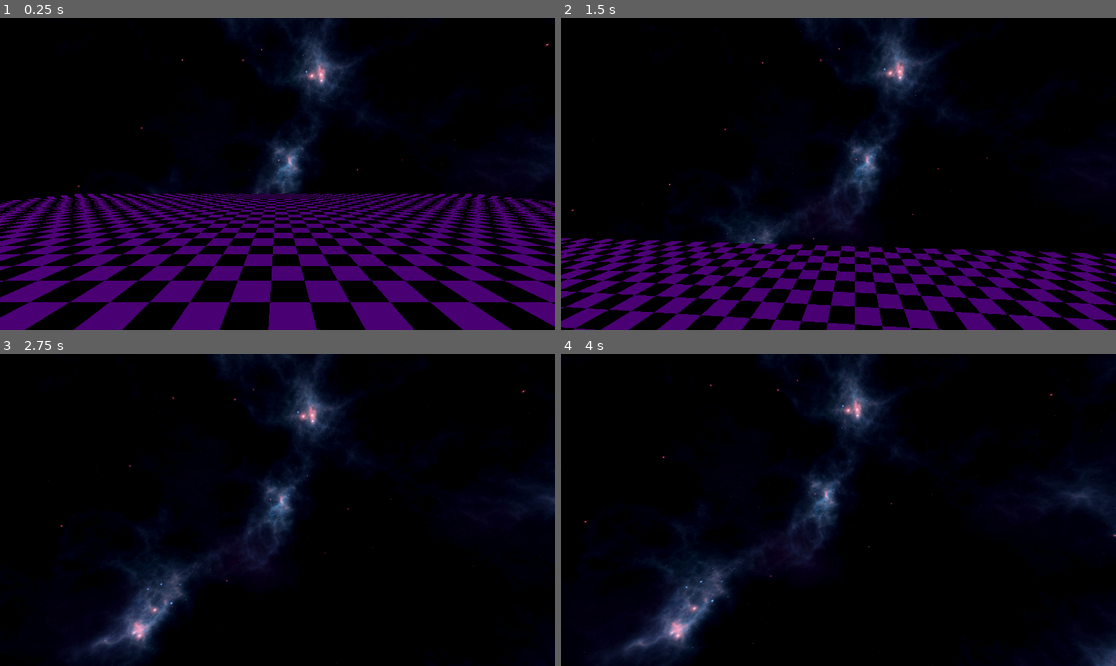
Above: before the commit, frames 1-4 (two rows, left to right).
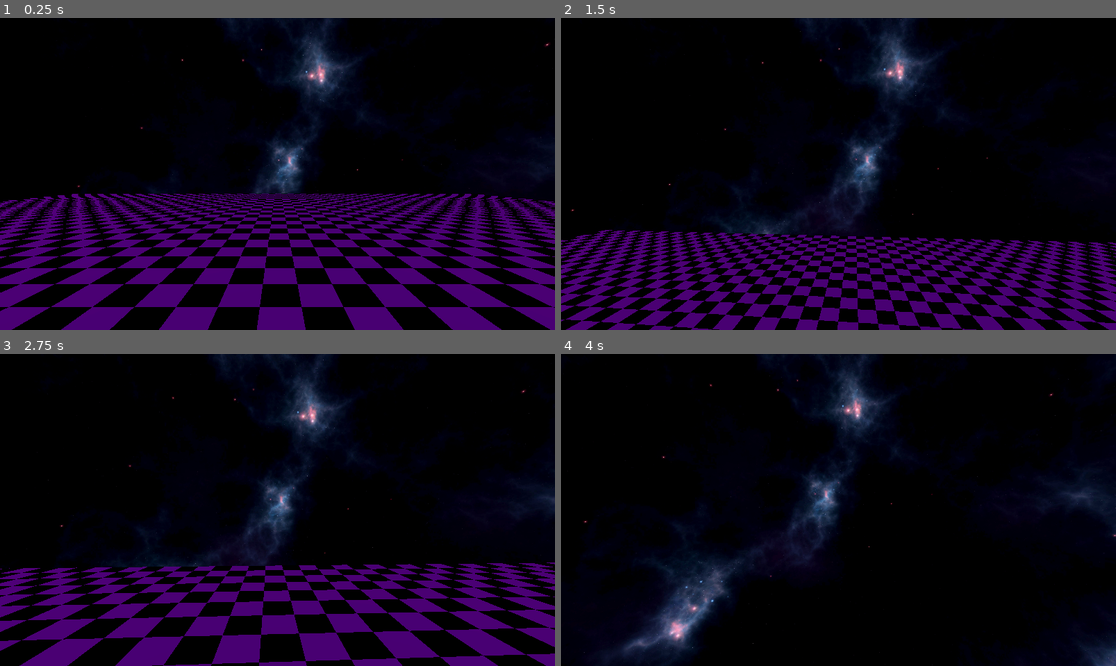
Above: after the commit, the same moments.

Repository: UncleLeo037/Airlock
Game: Godot game, scene res://scenes/map.tscn
The game is run twice, just before and just after one commit, with the same random seed, the same clock (stepped at 60 frames per second) and the same inputs.
Inputs (mouse positions are in pixels of both pictures, inside the frame that each line leads up to):
- Up to frame 1 (0.25 s): no input
- Up to frame 2 (1.5 s): move the mouse to (866, 174) at 0.52 s; hold W (forward) from 0.53 s (still down); tap S (aftward) at 0.6 s; tap Space (aloft) at 0.8, 1.35 s; move the mouse to (810, 174) at 1.27 s
- Up to frame 3 (2.75 s): keep holding W (forward); tap A (port) at 1.55, 2.1 s; move the mouse to (288, 503) at 2.02 s; tap D (starboard) at 2.3 s
- Up to frame 4 (4 s): keep holding W (forward); move the mouse to (832, 516) at 2.77 s; tap D (starboard) at 2.85 s; tap S (aftward) at 3.05, 3.6 s; move the mouse to (877, 513) at 3.52 s; tap Space (aloft) at 3.8 s

The runs differ from the first frame. In frame 1, 13% of the frame differs, in the area x 0-100%, y 56-100%; in frame 2, 15%; in frame 3, 18%, in the area x 0-100%, y 66-100%; in frame 4, nothing differs.

Commit message:
RigidBody player

Diff:
--- a/scenes/character.tscn
+++ b/scenes/character.tscn
@@ -2,29 +2,29 @@
 
 [ext_resource type="Script" uid="uid://cpp6a6hc31aa7" path="res://scripts/character.gd" id="1_agfs1"]
 
-[sub_resource type="PhysicsMaterial" id="PhysicsMaterial_dkjbp"]
+[sub_resource type="PhysicsMaterial" id="PhysicsMaterial_agfs1"]
 friction = 0.0
-absorbent = true
+
+[sub_resource type="CapsuleShape3D" id="CapsuleShape3D_agfs1"]
 
 [sub_resource type="CapsuleMesh" id="CapsuleMesh_dkjbp"]
 
-[sub_resource type="CapsuleShape3D" id="CapsuleShape3D_agfs1"]
-
-[node name="character" type="RigidBody3D"]
+[node name="RigidBody3D" type="RigidBody3D"]
 axis_lock_angular_x = true
 axis_lock_angular_y = true
 axis_lock_angular_z = true
-mass = 80.0
-physics_material_override = SubResource("PhysicsMaterial_dkjbp")
+mass = 8.0
+physics_material_override = SubResource("PhysicsMaterial_agfs1")
+can_sleep = false
+constant_force = Vector3(0, -8, 0)
 script = ExtResource("1_agfs1")
 
-[node name="MeshInstance3D" type="MeshInstance3D" parent="."]
-transform = Transform3D(1, 0, 0, 0, 1, 0, 0, 0, 1, 0, 1, 0)
-mesh = SubResource("CapsuleMesh_dkjbp")
-
 [node name="CollisionShape3D" type="CollisionShape3D" parent="."]
-transform = Transform3D(1, 0, 0, 0, 1, 0, 0, 0, 1, 0, 1, 0)
 shape = SubResource("CapsuleShape3D_agfs1")
 
-[node name="Camera3D" type="Camera3D" parent="."]
-transform = Transform3D(1, 0, 0, 0, 1, 0, 0, 0, 1, 0, 1.6, 0)
+[node name="MeshInstance3D" type="MeshInstance3D" parent="CollisionShape3D"]
+mesh = SubResource("CapsuleMesh_dkjbp")
+skeleton = NodePath("../..")
+
+[node name="Camera3D" type="Camera3D" parent="CollisionShape3D"]
+transform = Transform3D(1, 0, 0, 0, 1, 0, 0, 0, 1, 0, 0.6, 0)
--- a/scenes/map.tscn
+++ b/scenes/map.tscn
@@ -1,8 +1,8 @@
-[gd_scene load_steps=10 format=3 uid="uid://du0dyypht4kod"]
+[gd_scene load_steps=11 format=3 uid="uid://du0dyypht4kod"]
 
 [ext_resource type="Texture2D" uid="uid://davtjm4jn1263" path="res://assets/panorama6.jpg" id="1_gldc4"]
 [ext_resource type="Texture2D" uid="uid://dhoexwi6kd3p1" path="res://assets/dev_tile.png" id="2_0cso3"]
-[ext_resource type="PackedScene" uid="uid://n0gxevayo88o" path="res://scenes/player.tscn" id="3_gldc4"]
+[ext_resource type="PackedScene" uid="uid://cl6unof7rc7tg" path="res://scenes/character.tscn" id="3_gldc4"]
 
 [sub_resource type="PanoramaSkyMaterial" id="PanoramaSkyMaterial_2gnfn"]
 panorama = ExtResource("1_gldc4")
@@ -21,6 +21,8 @@
 albedo_texture = ExtResource("2_0cso3")
 uv1_triplanar = true
 texture_filter = 0
+
+[sub_resource type="PhysicsMaterial" id="PhysicsMaterial_gldc4"]
 
 [sub_resource type="BoxMesh" id="BoxMesh_gldc4"]
 
@@ -44,9 +46,9 @@
 
 [node name="RigidBody3D" type="RigidBody3D" parent="."]
 transform = Transform3D(1, 0, 0, 0, 0.998833, -0.0482919, 0, 0.0482919, 0.998833, -4.91703, 2.07068, 4.21511)
-collision_layer = 2
-mass = 100.0
-angular_damp = 50.0
+disable_mode = 1
+mass = 10.0
+physics_material_override = SubResource("PhysicsMaterial_gldc4")
 
 [node name="MeshInstance3D" type="MeshInstance3D" parent="RigidBody3D"]
 mesh = SubResource("BoxMesh_gldc4")
@@ -54,4 +56,5 @@
 [node name="CollisionShape3D" type="CollisionShape3D" parent="RigidBody3D"]
 shape = SubResource("BoxShape3D_0cso3")
 
-[node name="CharacterBody3D" parent="." instance=ExtResource("3_gldc4")]
+[node name="character" parent="." instance=ExtResource("3_gldc4")]
+transform = Transform3D(1, 0, 0, 0, 1, 0, 0, 0, 1, 0, 1.75857, 0)
--- a/scenes/player.tscn
+++ /dev/null
@@ -1,32 +0,0 @@
-[gd_scene load_steps=6 format=3 uid="uid://n0gxevayo88o"]
-
-[ext_resource type="Texture2D" uid="uid://dhoexwi6kd3p1" path="res://assets/dev_tile.png" id="1_3vyb7"]
-[ext_resource type="Script" uid="uid://df2s8ejiyvreh" path="res://scripts/player.gd" id="1_g2els"]
-
-[sub_resource type="StandardMaterial3D" id="StandardMaterial3D_g2els"]
-albedo_color = Color(1, 1, 0, 1)
-albedo_texture = ExtResource("1_3vyb7")
-texture_filter = 0
-texture_repeat = false
-
-[sub_resource type="CapsuleMesh" id="CapsuleMesh_u8vuu"]
-material = SubResource("StandardMaterial3D_g2els")
-
-[sub_resource type="CapsuleShape3D" id="CapsuleShape3D_g2els"]
-
-[node name="CharacterBody3D" type="CharacterBody3D"]
-script = ExtResource("1_g2els")
-
-[node name="MeshInstance3D" type="MeshInstance3D" parent="."]
-transform = Transform3D(1, 0, 0, 0, 1, 0, 0, 0, 1, 0, 1, 0)
-mesh = SubResource("CapsuleMesh_u8vuu")
-
-[node name="CollisionShape3D" type="CollisionShape3D" parent="."]
-transform = Transform3D(1, 0, 0, 0, 1, 0, 0, 0, 1, 0, 1, 0)
-shape = SubResource("CapsuleShape3D_g2els")
-
-[node name="Camera3D" type="Camera3D" parent="."]
-transform = Transform3D(1, 0, 0, 0, 1, 0, 0, 0, 1, 0, 1.6, 0)
-
-[node name="RayCast3D" type="RayCast3D" parent="Camera3D"]
-target_position = Vector3(0, 0, -2)
--- a/scripts/PIDcontroller.gd
+++ /dev/null
@@ -1,20 +0,0 @@
-extends RefCounted
-class_name PidController
-
-var _p: float
-var _i: float
-var _d: float
-
-var  _prev_error: Vector3
-var _error_integral: Vector3
-
-func _init(p: float, i: float, d: float) -> void:
-	_p = p
-	_i = i
-	_d = d
-
-func update(error: Vector3, delta: float) -> Vector3:
-	_error_integral += error * delta
-	var error_derivative = (error - _prev_error) / delta
-	_prev_error = error
-	return _p * error + _i * _error_integral + _d * error_derivative
--- a/scripts/character.gd
+++ b/scripts/character.gd
@@ -1,14 +1,12 @@
 extends RigidBody3D
-
-
-var _pid := PidController.new(1.0, 0.1, 1.0)
 
 const SPEED = 5.0
 const JUMP_VELOCITY = 6.0
 
 @export var SENSITIVITY = 0.08
 
-@onready var camera = $Camera3D
+@onready var head : Node3D = $CollisionShape3D
+@onready var camera = $CollisionShape3D/Camera3D
 
 func _ready() -> void:
 	Input.mouse_mode = Input.MOUSE_MODE_CAPTURED
@@ -16,24 +14,22 @@
 
 func _unhandled_input(event: InputEvent) -> void:
 	if event is InputEventMouseMotion and Input.get_mouse_mode() == Input.MOUSE_MODE_CAPTURED:
-		rotate_y(deg_to_rad(-event.relative.x * SENSITIVITY))
+		head.rotate_y(deg_to_rad(-event.relative.x * SENSITIVITY))
 		camera.rotate_x(deg_to_rad(-event.relative.y * SENSITIVITY))
 		camera.rotation.x = clamp(camera.rotation.x, deg_to_rad(-90), deg_to_rad(90))
 
-func _physics_process(delta: float) -> void:
-	# Add the gravity.
-	#if not is_on_floor():
-		#velocity += get_gravity() * delta
-
+func _physics_process(_delta: float) -> void:
 	# Handle jump.
-	#if Input.is_action_just_pressed("aloft") and is_on_floor():
-		#velocity.y = JUMP_VELOCITY
+	if Input.is_action_just_pressed("aloft"):
+		linear_velocity.y = JUMP_VELOCITY
 
 	# Get the input direction and handle the movement/deceleration.
 	# As good practice, you should replace UI actions with custom gameplay actions.
 	var input_dir := Input.get_vector("port", "starboard", "forward", "aftward")
-	var direction := (transform.basis * Vector3(input_dir.x, 0, input_dir.y)).normalized()
-
-	var target_velocity = direction * SPEED
-	var velocity_error = target_velocity - linear_velocity
-	var correction_impulse = _pid.update(velocity_error, delta) * 0.05
+	var direction := (head.transform.basis * Vector3(input_dir.x, 0, input_dir.y)).normalized()
+	if direction:
+		linear_velocity.x = direction.x * SPEED
+		linear_velocity.z = direction.z * SPEED
+	else:
+		linear_velocity.x = move_toward(linear_velocity.x, 0, SPEED)
+		linear_velocity.z = move_toward(linear_velocity.z, 0, SPEED)
--- a/scripts/player.gd
+++ /dev/null
@@ -1,66 +0,0 @@
-extends CharacterBody3D
-
-
-const SPEED = 10.0
-const JUMP_VELOCITY = 5.0
-const PUSH_FORCE = 80
-
-@export var SENSITIVITY = 0.08
-
-@onready var camera = $Camera3D
-
-func _ready() -> void:
-	Input.mouse_mode = Input.MOUSE_MODE_CAPTURED
-	camera.current = true
-
-func _unhandled_input(event: InputEvent) -> void:
-	if event is InputEventMouseMotion and Input.get_mouse_mode() == Input.MOUSE_MODE_CAPTURED:
-		rotate_y(deg_to_rad(-event.relative.x * SENSITIVITY))
-		camera.rotate_x(deg_to_rad(-event.relative.y * SENSITIVITY))
-		camera.rotation.x = clamp(camera.rotation.x, deg_to_rad(-90), deg_to_rad(90))
-
-func _push_away_rigid_bodies() -> void:
-	for i in get_slide_collision_count():
-		var c := get_slide_collision(i)
-		if c.get_collider() is RigidBody3D:
-			var push_dir = -c.get_normal()
-			# How much velocity the object needs to increase to match player velocity in the push direction
-			var velocity_diff_in_push_dir = self.velocity.dot(push_dir) - c.get_collider().linear_velocity.dot(push_dir)
-			# Only count velocity towards push dir, away from character
-			velocity_diff_in_push_dir = max(0., velocity_diff_in_push_dir)
-			# Objects with more mass than us should be harder to push. But doesn't really make sense to push faster than we are going
-			const MY_APPROX_MASS_KG = 80.0
-			var mass_ratio = min(1., MY_APPROX_MASS_KG / c.get_collider().mass)
-			# Optional add: Don't push object at all if it's 4x heavier or more
-			if mass_ratio < 0.25:
-				continue
-			# Don't push object from above/below
-			push_dir.y = min(0, push_dir.y)
-			# 5.0 is a magic number, adjust to your needs
-			var push_force = mass_ratio * 5.0
-			c.get_collider().apply_impulse(push_dir * velocity_diff_in_push_dir * push_force, c.get_position() - c.get_collider().global_position)
-
-
-func _physics_process(delta: float) -> void:
-	# Add the gravity.
-	if not is_on_floor():
-		velocity += get_gravity() * delta
-
-	# Handle jump.
-	if Input.is_action_just_pressed("aloft") and is_on_floor():
-		velocity.y = JUMP_VELOCITY
-
-	# Get the input direction and handle the movement/deceleration.
-	# As good practice, you should replace UI actions with custom gameplay actions.
-	var input_dir := Input.get_vector("port", "starboard", "forward", "aftward")
-	var direction := (transform.basis * Vector3(input_dir.x, 0, input_dir.y)).normalized()
-	if direction:
-		velocity.x = direction.x * SPEED
-		velocity.z = direction.z * SPEED
-	else:
-		velocity.x = move_toward(velocity.x, 0, SPEED)
-		velocity.z = move_toward(velocity.z, 0, SPEED)
-
-	#_push_away_rigid_bodies()
-	move_and_slide()
-	#_push_away_rigid_bodies()
Not shown, removed: scripts/PIDcontroller.gd.uid
Not shown, removed: scripts/player.gd.uid
